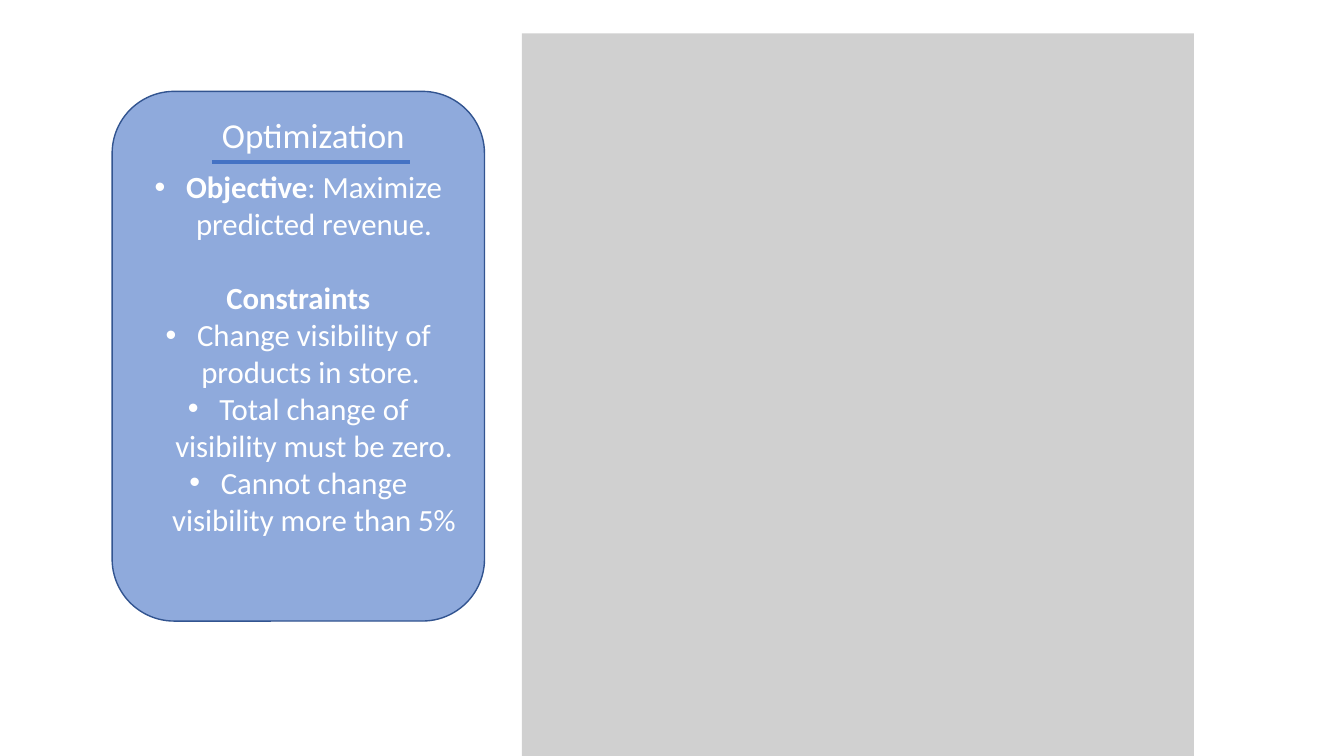
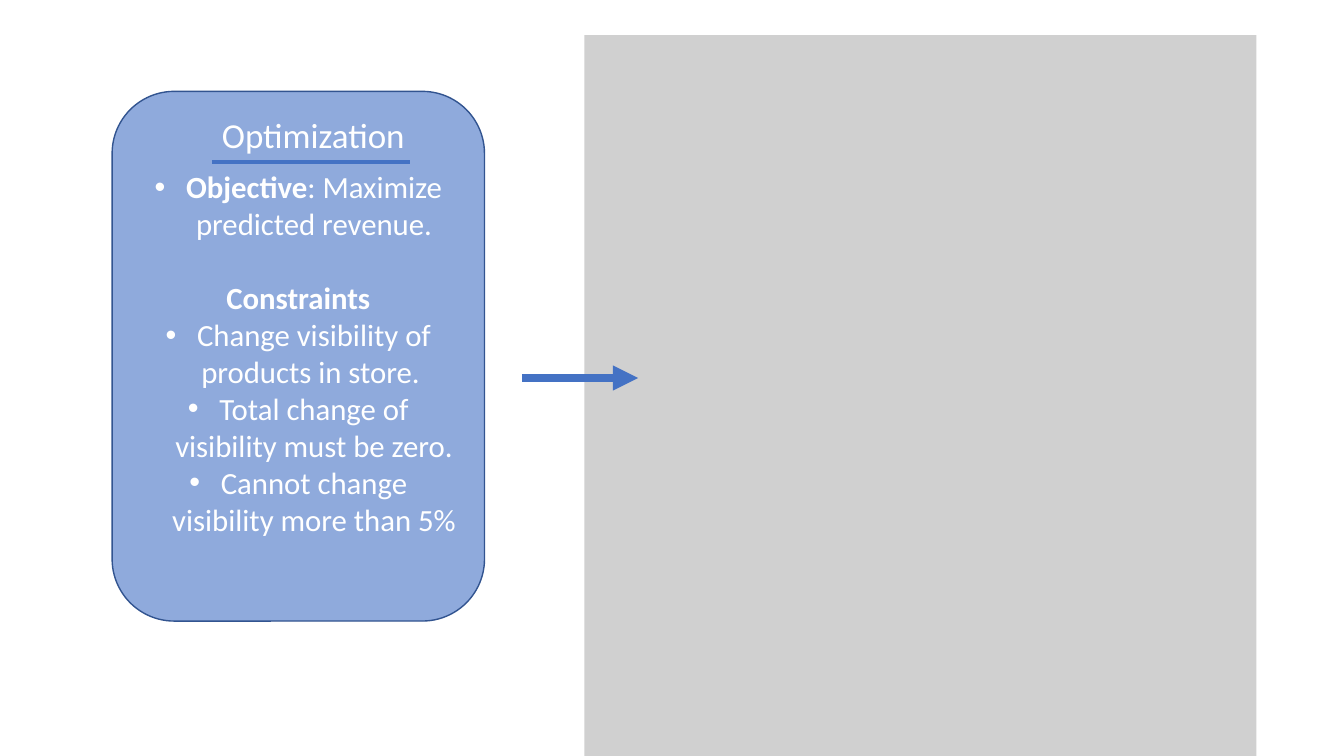
Before and after one commit to rkasar52/poster_images, a slide deck: slide 4 of Creating_Images.pptx. Drawn at 1344x756 pixels with LibreOffice and Linux fonts; fonts in the diff are those of the drawing; grey boxes stand for pictures. Boxes give left, top, right and bottom in pixels: in the first picture for what was removed or moved away, otherwise in the second. Text is boxed around its words. In the diff, an @@ line names an element or a change of style, - is before the commit and + after.

Commit message:
Small changes

```diff
--- a/Creating_Images.pptx
+++ b/Creating_Images.pptx
@@ picture: place and size @@
-picture at [522, 33, 1195, 756]
+picture at [585, 35, 1257, 756]
@@ arrow added from (522, 378) to (638, 378), #4472C4 6 pt @@
```
